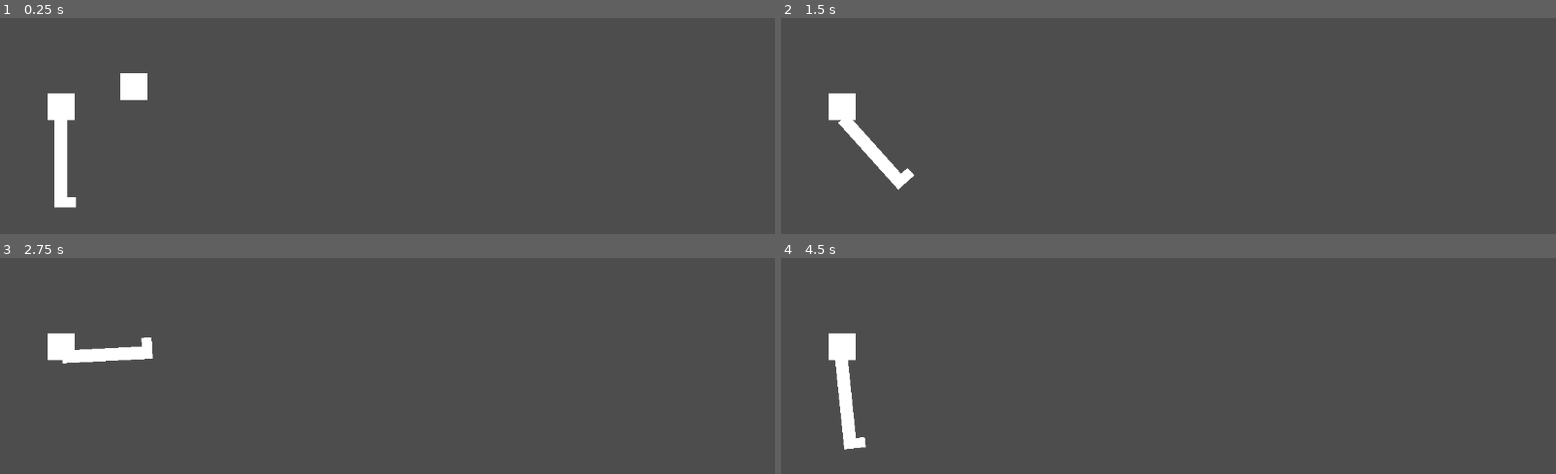
Above: before the commit, frames 1-4 (two rows, left to right).
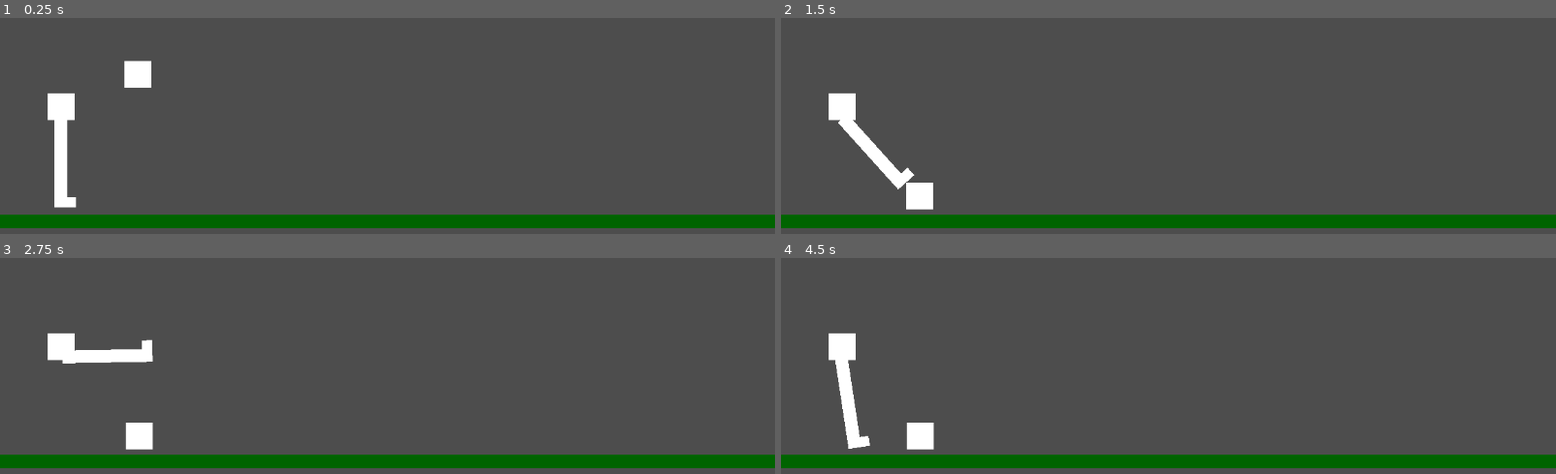
Above: after the commit, the same moments.

Repository: doctor-g/LD53
Game: Godot game, scene res://test_level.tscn
Two runs of this game, one before a commit and one after it. Both use one fixed random seed, a clock stepped at 60 frames per second and the inputs below. Before the commit the project has no main scene; this scene is started directly in both runs.
Inputs:
- Up to frame 1 (0.25 s): no input
- Up to frame 2 (1.5 s): tap Enter (drop) at 0.5, 0.6 s; tap Space (kick) at 1.35 s
- Up to frame 3 (2.75 s): tap Enter (drop) at 2.1 s
- Up to frame 4 (4.5 s): tap Space (kick) at 2.85, 4.35 s; tap Enter (drop) at 3.6 s

The runs differ from the first frame. In frame 1, 6.8% of the frame differs, in the area x 0-100%, y 19-98%; in frame 2, 6.7%; in frame 3, 6.9%; in frame 4, 7.0%, in the area x 0-100%, y 47-98%.

Commit message:
Add a ground

Diff:
--- /dev/null
+++ b/project/ground.gd
@@ -0,0 +1,8 @@
+extends StaticBody2D
+
+@onready var _shape :RectangleShape2D = $CollisionShape2D.shape
+
+func _draw():
+	var rect := Rect2(-_shape.size.x/2, -_shape.size.y/2, _shape.size.x, _shape.size.y)
+	draw_rect(rect, Color.DARK_GREEN)
+	print("Drawn at ", rect)
--- a/project/project.godot
+++ b/project/project.godot
@@ -11,6 +11,7 @@
 [application]
 
 config/name="Project"
+run/main_scene="res://test_level.tscn"
 config/features=PackedStringArray("4.0", "GL Compatibility")
 config/icon="res://icon.svg"
 
--- a/project/test_level.tscn
+++ b/project/test_level.tscn
@@ -1,10 +1,14 @@
-[gd_scene load_steps=4 format=3 uid="uid://bf3oxvy6rn7jn"]
+[gd_scene load_steps=6 format=3 uid="uid://bf3oxvy6rn7jn"]
 
 [ext_resource type="Script" path="res://test_level.gd" id="1_82nyy"]
 [ext_resource type="PackedScene" uid="uid://bbrdaqctans4l" path="res://man.tscn" id="2_vkguy"]
+[ext_resource type="Script" path="res://ground.gd" id="3_ddgqr"]
 
 [sub_resource type="RectangleShape2D" id="RectangleShape2D_ic0t3"]
 size = Vector2(40, 40)
+
+[sub_resource type="RectangleShape2D" id="RectangleShape2D_rys32"]
+size = Vector2(3000, 20)
 
 [node name="TestLevel" type="Node2D"]
 script = ExtResource("1_82nyy")
@@ -13,7 +17,7 @@
 position = Vector2(91, 469)
 
 [node name="Package" type="RigidBody2D" parent="."]
-position = Vector2(179, 404)
+position = Vector2(185, 386)
 freeze = true
 
 [node name="CollisionShape2D" type="CollisionShape2D" parent="Package"]
@@ -23,3 +27,11 @@
 [node name="ColorRect" type="ColorRect" parent="Package"]
 offset_right = 40.0
 offset_bottom = 40.0
+
+[node name="Ground" type="StaticBody2D" parent="."]
+position = Vector2(572, 625)
+script = ExtResource("3_ddgqr")
+
+[node name="CollisionShape2D" type="CollisionShape2D" parent="Ground"]
+position = Vector2(3, -8)
+shape = SubResource("RectangleShape2D_rys32")
